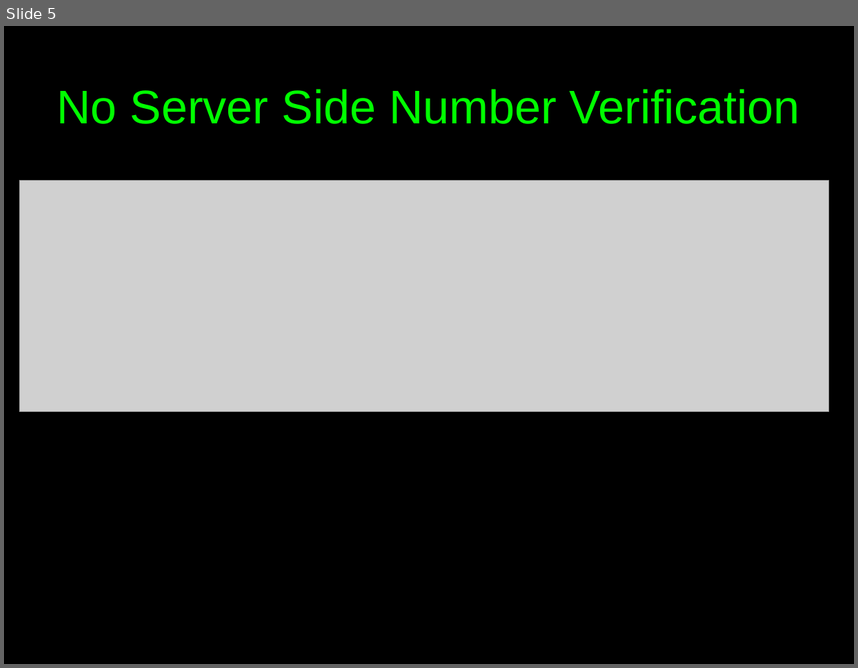
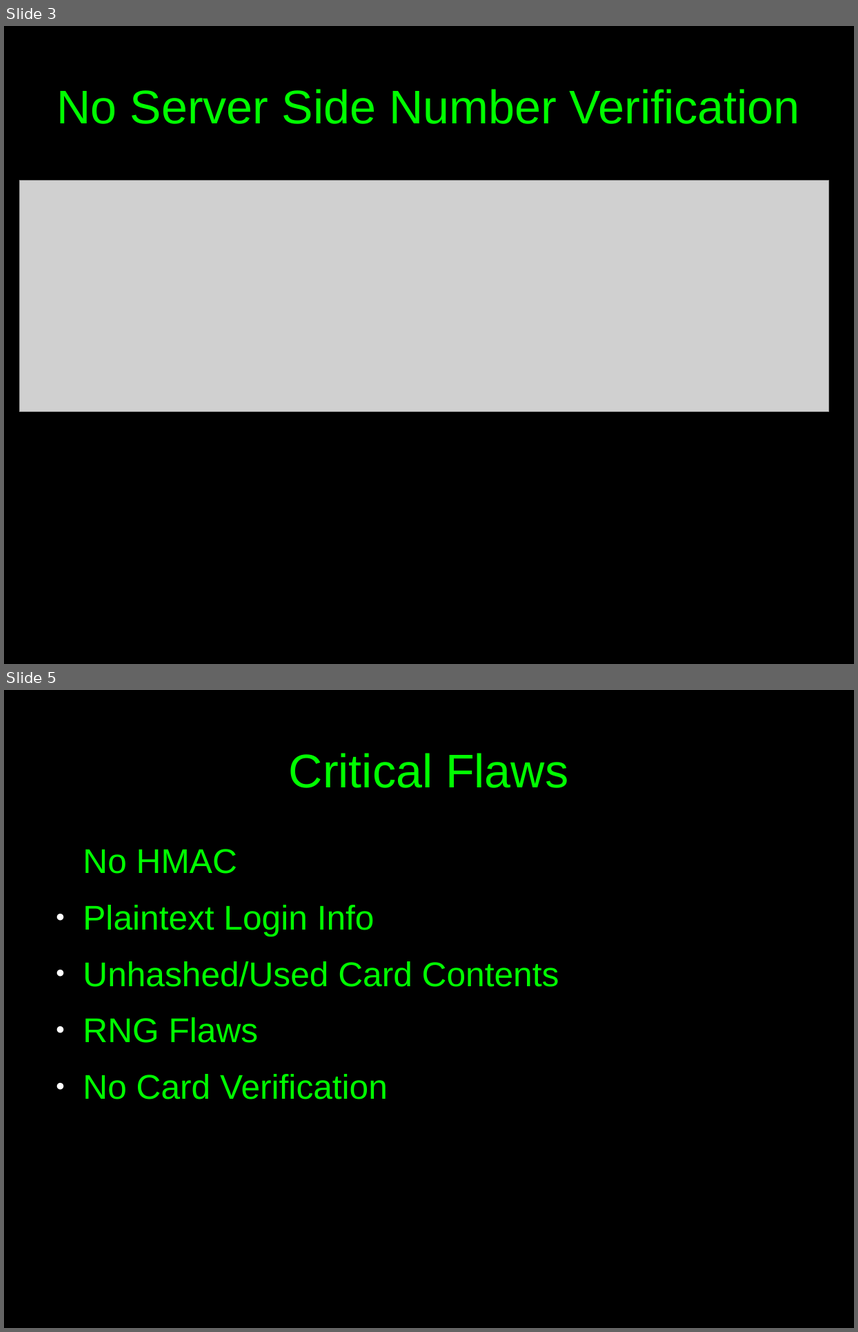
Before and after one commit to c00w/Crypto-Final-Project, a slide deck: Attack Presentation.odp. Shown one above the other, each under a label of ours: slide 5 before the commit, slides 3 and 5 after it; the slides between them are not shown. The pictures are 858x668 and 858x1332 pixels, drawn with LibreOffice and Linux fonts; fonts in the diff are those of the drawing; grey boxes stand for pictures. Boxes give left, top, right and bottom in pixels: in the first picture for what was removed or moved away, otherwise in the second. Text is boxed around its words. In the diff, an @@ line names an element or a change of style, - is before the commit and + after.

```diff
--- a/Attack Presentation.odp
+++ b/Attack Presentation.odp
@@ slide 5 added at bbox=[4, 690, 854, 1328], background #000000 @@
@@ title added at bbox=[289, 753, 568, 788], 44 pt, text #00FF00 @@
+Critical Flaws
@@ text added at bbox=[83, 849, 559, 1099], 32 pt, text #00FF00 @@
+No HMAC
+● Plaintext Login Info
+● Unhashed/Used Card Contents
+● RNG Flaws
+● No Card Verification
@@ what was slide 5 is now slide 3 @@
```
Also in this commit, not shown: 1 slide changed, 6 other slides added, 5 slides removed, 1 other file.
